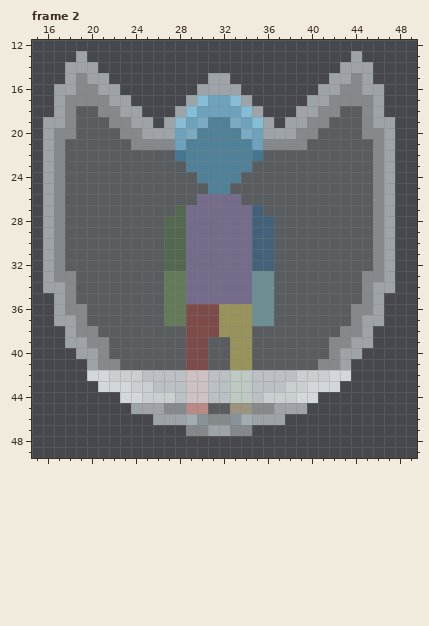
Two states of a pixel-art file, Assets/Sprites/Player/Zephyr/Parry Strike/Parry Strike Shield.aseprite. The picture above was drawn from the file before the commit.
64x64 pixels, 12 frames. Colours within 5 levels of each other are drawn and written as one. Shown: frame 2: x 15..49, y 12..49. The commit also changed other frames, which this record leaves out.
The same view after the edit:
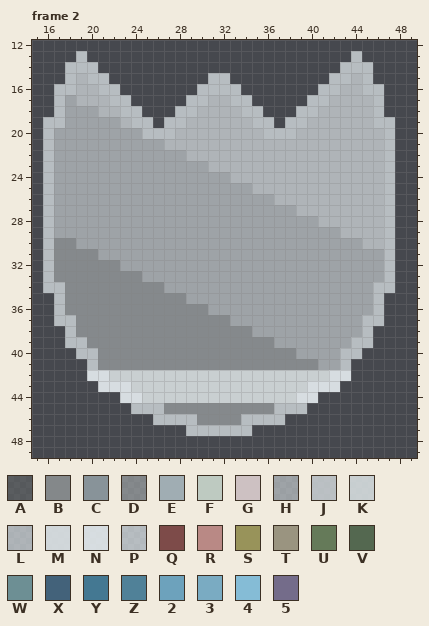
Palette (. is transparent): A #646769aa  B #84888a  C #889399  D #a2a6a8af  E #a0adb3  F #becac1  G #cdc1c2  H #c6cccfaf  J #c9cfd2e3  K #d8dfe1e4  L #dfe6e9af  M #e2e8ebe4  N #e8eff2e4  P #ebf2f5af  Q #7d4b49  R #b98985  S #98935a  T #9a9480  U #657a59  V #546850  W #6d8f94  X #43627a  Y #447892  Z #508198  2 #6da2bc  3 #7aabc2  4 #85bcd6  5 #746c8a
Diff:
layer "Guide" now hidden
layer "Shield" now hidden
layer "Layer 1" opacity 69% added
Changed rows in their new state; - is an unchanged pixel.
Frame 2, layer "Layer 1":
first column x 16:
13 ---P------------------------P---
14 --PPP----------------------PPP--
15 --PLPP---------PP---------PPLP--
16 -PPLLPP-------PPPP-------PPLLPP-
17 -PHLLLPP-----PPLLPP-----PPLLLLP-
18 -PHHHLLPP---PPLLLLPP---PPLLLLLP-
19 PPHHHHHLPP-PPLLLLLLPP-PPLLLLLLPP
20 PHHHHHHHHPPPLLLLLLLLPPPLLLLLLLLP
21 PHHHHHHHHHHLLLLLLLLLLLLLLLLLLLLP
22 PHHHHHHHHHHHHLLLLLLLLLLLLLLLLLLP
23 PHHHHHHHHHHHHHHLLLLLLLLLLLLLLLLP
24 PHHHHHHHHHHHHHHHHLLLLLLLLLLLLLLP
25 PHHHHHHHHHHHHHHHHHHLLLLLLLLLLLLP
26 PHHHHHHHHHHHHHHHHHHHHLLLLLLLLLLP
27 PHHHHHHHHHHHHHHHHHHHHHHLLLLLLLLP
28 PHHHHHHHHHHHHHHHHHHHHHHHHLLLLLLP
29 PHHHHHHHHHHHHHHHHHHHHHHHHHHLLLLP
30 P-DHHHHHHHHHHHHHHHHHHHHHHHHHHLLP
31 P-DDDHHHHHHHHHHHHHHHHHHHHHHHHHHP
32 P-DDDDDHHHHHHHHHHHHHHHHHHHHHHHHP
33 P--DDDDDDHHHHHHHHHHHHHHHHHHHHHHP
34 PP-DDDDDDDDHHHHHHHHHHHHHHHHHHHPP
35 -P-DDDDDDDDDDHHHHHHHHHHHHHHHHHP-
36 -P--DDDDDDDDDDDHHHHHHHHHHHHHHHP-
37 -PP-DDDDDDDDDDDDDHHHHHHHHHHHHPP-
38 --P--DDDDDDDDDDDDDDHHHHHHHHHHP--
39 --PP--DDDDDDDDDDDDDDDHHHHHHHPP--
40 ---PP-DDDDDDDDDDDDDDDDDHHHHPP---
41 ----P--DDDDDDDDDDDDDDDDDDHHP----
42 ----NN---KKKKKKKKKKKKKK---NN----
43 -----NNN--KKKKKKKKKKKK--NNN-----
44 -------NN---KKKKKKKK---NN-------
45 --------PPP--DDDDDD--PPP--------
46 ----------PPPPD--DPPPP----------
47 -------------PPPPPP-------------
